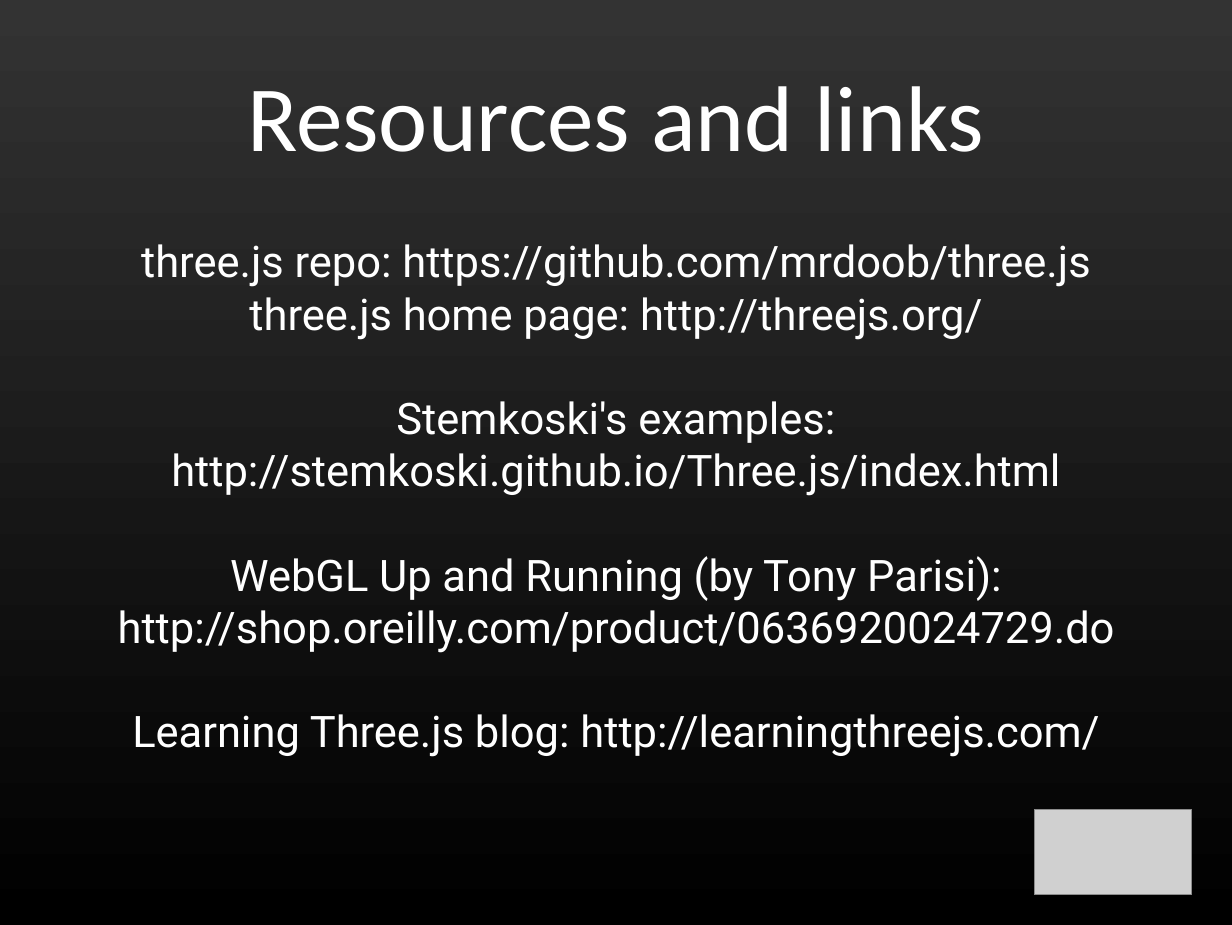
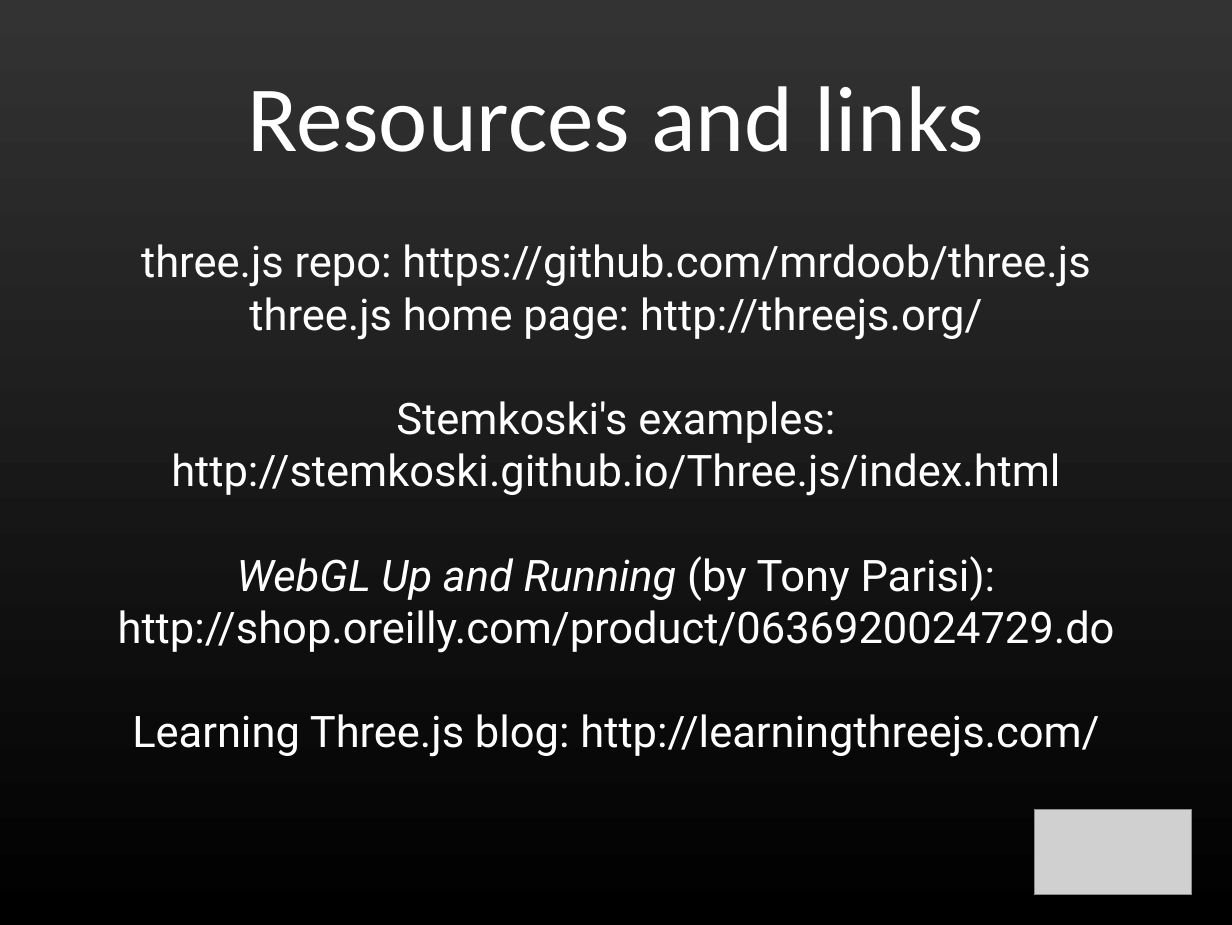
Before and after one commit to shegeek/teapots_can_fly, a slide deck: slide 29 of slides/teapots0.odp. Drawn at 1232x925 pixels with LibreOffice and Linux fonts; fonts in the diff are those of the drawing; grey boxes stand for pictures. Boxes give left, top, right and bottom in pixels: in the first picture for what was removed or moved away, otherwise in the second. Text is boxed around its words. In the diff, an @@ line names an element or a change of style, - is before the commit and + after.

Commit message:
italicized book title

```diff
--- a/slides/teapots0.odp
+++ b/slides/teapots0.odp
@@ subtitle at (237,556,996,601): italic on in "WebGL Up and Running" @@
```
